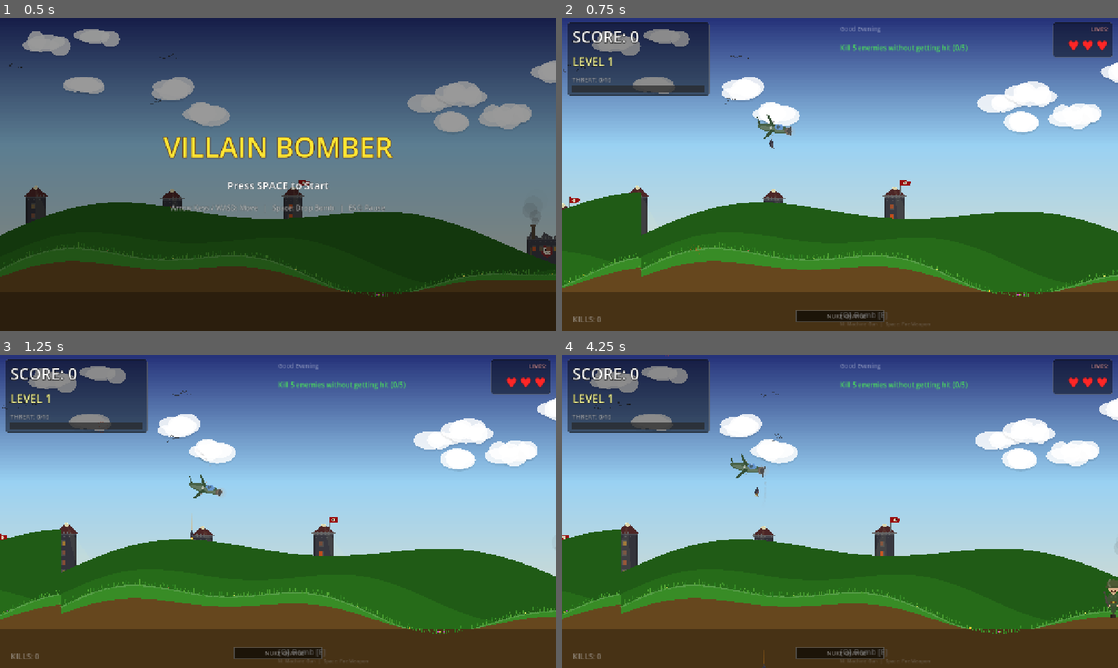
Above: before the commit, frames 1-4 (two rows, left to right).
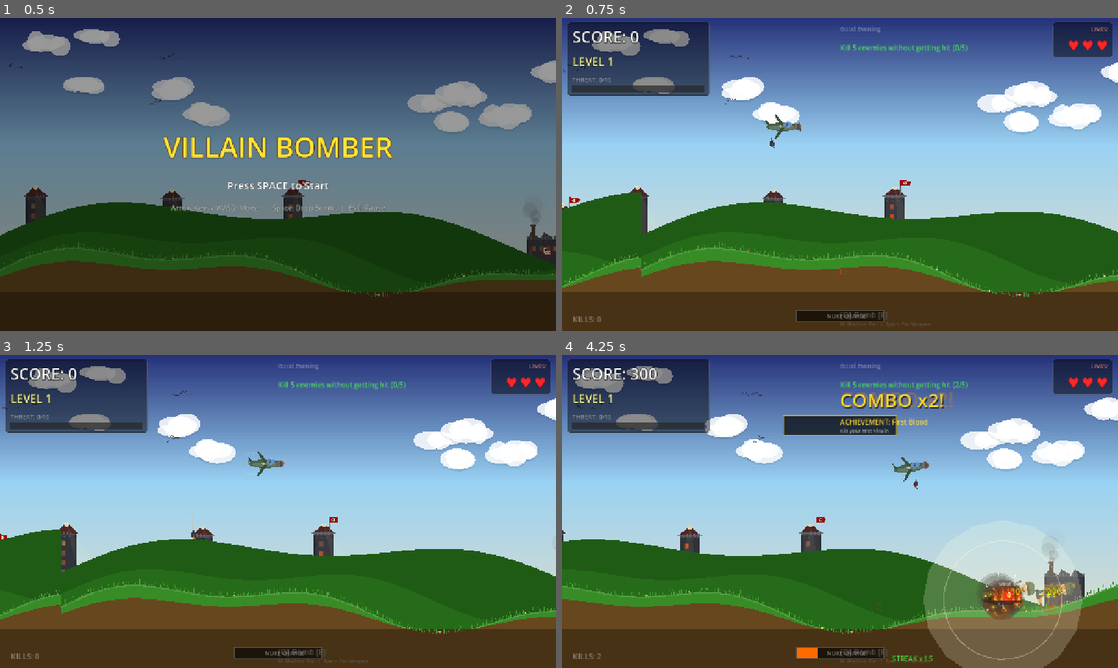
Above: after the commit, the same moments.

Repository: levarimoshe/villain-bomber
Game: Godot game, scene res://scenes/main/game.tscn
Two runs of this game, one before a commit and one after it. Both use one fixed random seed, a clock stepped at 60 frames per second and the inputs below.
Inputs:
- Up to frame 1 (0.5 s): no input
- Up to frame 2 (0.75 s): tap Space (drop_bomb) at 0.5 s; hold Right (move_right) from 0.53 s (still down); hold Space (drop_bomb) from 0.53 s (still down)
- Up to frame 3 (1.25 s): keep holding Right (move_right); keep holding Space (drop_bomb); tap Enter (ui_accept) at 0.77, 1.07 s
- Up to frame 4 (4.25 s): release Right (move_right) at 1.28 s; release Space (drop_bomb) at 1.28 s; hold Down (move_down) 1.28-2.03 s; tap Space (drop_bomb) at 1.35, 2.3, 3.05, 3.8 s; tap Enter (ui_accept) at 1.52, 1.82, 3.02, 3.32, 3.77, 4.07 s; hold Right (move_right) 2.03-2.78 s; hold M (machine_gun) 2.03-2.78 s; hold Up (move_up) 2.78-3.53 s; tap E (next_weapon) at 2.85 s; hold Left (move_left) from 3.53 s (still down); hold Q (prev_weapon) from 3.53 s (still down)

Frame 1 is identical in both runs. In frame 2, 0.3% of the frame differs, in the area x 23-52%, y 30-83%; in frame 3, 0.4%; in frame 4, 24%, in the area x 0-100%, y 0-100%.

Commit message:
Simple intuitive plane controls: UP=up, DOWN=down, RIGHT=fast, LEFT=turn
Removed all rotation physics. Back to simple side-scroller controls:
- UP = fly up (smooth)
- DOWN = fly down (smooth)
- RIGHT = speed boost
- LEFT = smooth U-turn (velocity gradually goes negative then returns)
- No input = cruise rightward at base speed

Key changes:
- rotation = 0 ALWAYS — plane stays horizontal
- No scale.x flip — plane always faces right
- No transform.x thrust — just direct velocity control
- Frame-rate independent smoothing (exp-based lerp)
- Tiny visual tilt based on vertical speed (cosmetic only)
- Screen always scrolls right

This is the correct approach for a side-scrolling bomber game.

Co-Authored-By: Claude Opus 4.6 (1M context) <noreply@anthropic.com>

Diff:
--- a/scenes/player/player_plane.gd
+++ b/scenes/player/player_plane.gd
@@ -1,16 +1,14 @@
 extends CharacterBody2D
-## Luftrausers-style rotation movement:
-## LEFT/RIGHT rotates the plane. Thrust pushes FORWARD in facing direction.
-## transform.x = always the plane's forward direction.
-## Smooth curves happen naturally from momentum + gradual rotation.
-
-@export var thrust_power: float = 350.0      # Forward push strength
-@export var rotation_speed: float = 3.0      # How fast the plane turns (rad/s)
-@export var gravity: float = 120.0           # Gentle downward pull
-@export var max_speed: float = 400.0         # Speed cap
-@export var drag: float = 0.98              # Air resistance (momentum decay)
+## Simple side-scroller plane: UP/DOWN move, RIGHT speeds up, LEFT turns back.
+## NO rotation physics. Plane stays horizontal. Just smooth velocity control.
+
+@export var base_speed: float = 150.0       # Default rightward speed
+@export var boost_speed: float = 200.0      # Extra speed when pressing RIGHT
+@export var turn_speed: float = 180.0       # How fast LEFT pulls you back
+@export var vertical_speed: float = 250.0   # UP/DOWN speed
 @export var min_y: float = 40.0
 @export var max_y: float = 450.0
+@export var smoothing: float = 4.0          # How fast velocity changes
 
 @onready var visual: Node2D = $PlaneVisual
 @onready var bomb_cooldown: Timer = $BombCooldownTimer
@@ -27,7 +25,6 @@
 var mg_cooldown: float = 0.0
 var orbit_angle: float = 0.0
 var facing: int = 1
-var current_thrust: float = 0.0
 
 
 func _ready() -> void:
@@ -35,41 +32,50 @@
 	bomb_cooldown.wait_time = 0.3
 	bomb_cooldown.one_shot = true
 	bomb_cooldown.timeout.connect(func(): can_drop_bomb = true)
-	# Start facing right
-	rotation = 0.0
+	rotation = 0  # ALWAYS horizontal
 
 
 func _physics_process(delta: float) -> void:
 	if GameState.game_phase != &"playing":
 		return
 
+	# Keep body rotation at zero — plane is ALWAYS horizontal
+	rotation = 0
+
 	var input_h: float = Input.get_axis(&"move_left", &"move_right")
 	var input_v: float = Input.get_axis(&"move_up", &"move_down")
 
 	if GameState.is_arena_level and not GameState.boss_active:
 		_arena_movement(delta, input_h, input_v)
 	else:
-		_rotation_flight(delta, input_h, input_v)
-
-	# Clamp vertical position
+		_simple_flight(delta, input_h, input_v)
+
+	# Clamp vertical
 	if global_position.y < min_y:
 		global_position.y = min_y
 		if velocity.y < 0:
-			velocity.y *= -0.3  # Soft bounce off top
+			velocity.y = 0
 	if global_position.y > max_y:
 		global_position.y = max_y
 		if velocity.y > 0:
-			velocity.y *= -0.3  # Soft bounce off bottom
+			velocity.y = 0
 
 	move_and_slide()
 
-	# Visual follows the body rotation smoothly
-	# The visual is a child so it inherits rotation, but we want
-	# the visual to stay horizontal-ish (just tilt slightly)
-	# So we counter-rotate the visual and add a tilt
-	visual.rotation = -rotation + sin(rotation) * 0.3
+	# Visual: tiny tilt based on vertical speed (cosmetic only)
+	var tilt: float = velocity.y * 0.0015
+	visual.rotation = lerpf(visual.rotation, tilt, smoothing * delta)
+
+	# No scale flip — plane always faces right visually
+	visual.scale.x = 1.0
 
 	propeller_angle += delta * 30.0
+
+	# Update facing for bomb/exhaust direction
+	if velocity.x > 0:
+		facing = 1
+	else:
+		facing = -1
 
 	# Invulnerability flashing
 	if GameState.is_invulnerable:
@@ -81,16 +87,10 @@
 
 	visual.queue_redraw()
 
-	# Update facing for bomb direction
-	if velocity.x > 10:
-		facing = 1
-	elif velocity.x < -10:
-		facing = -1
-
 	# === WEAPONS ===
 	var cooldown_ready: bool = can_drop_bomb or GameState.has_rapid_fire
 	if Input.is_action_just_pressed(&"drop_bomb") and cooldown_ready:
-		var going_fast: bool = velocity.length() > 200.0
+		var going_fast: bool = absf(velocity.x) > 200.0
 		if GameState.nuke_ready and going_fast:
 			_drop_nuke()
 		else:
@@ -100,7 +100,7 @@
 			else:
 				_fire_special_weapon(weapon)
 
-	# Machine gun (M key, level 3+)
+	# Machine gun
 	if GameState.current_level >= 3:
 		mg_cooldown -= delta
 		if Input.is_action_pressed(&"machine_gun") and mg_cooldown <= 0:
@@ -111,45 +111,27 @@
 	_update_exhaust(delta)
 
 
-## THE CORE: Rotation-based flight (Luftrausers style)
-func _rotation_flight(delta: float, input_h: float, input_v: float) -> void:
-	# === ROTATION ===
-	# LEFT/RIGHT rotates the plane body
-	rotation += input_h * rotation_speed * delta
-
-	# === THRUST ===
-	# UP = more thrust, DOWN = less thrust, default = moderate forward push
-	var thrust_input: float = 1.0  # Always some forward thrust
-	if input_v < -0.1:
-		thrust_input = 1.5  # UP = boost
-	elif input_v > 0.1:
-		thrust_input = 0.3  # DOWN = slow
-
-	current_thrust = lerpf(current_thrust, thrust_power * thrust_input, 1.0 - exp(-5.0 * delta))
-
-	# transform.x = the direction the plane faces (magic!)
-	# This is what makes curves natural — velocity follows rotation
-	var thrust_vector: Vector2 = transform.x * current_thrust
-
-	# Apply thrust
-	velocity += thrust_vector * delta
-
-	# Apply gentle gravity (makes swooping feel natural)
-	velocity.y += gravity * delta
-
-	# Apply drag (air resistance — prevents infinite acceleration)
-	velocity *= pow(drag, delta * 60.0)
-
-	# Speed cap
-	if velocity.length() > max_speed:
-		velocity = velocity.normalized() * max_speed
-
-	# Ensure minimum forward speed so screen keeps scrolling
-	if velocity.x < 30.0 and not GameState.boss_active:
-		velocity.x = lerpf(velocity.x, 50.0, delta * 2.0)
-
-
-## Arena orbit movement (unchanged)
+## Simple flight: UP=up, DOWN=down, RIGHT=fast, LEFT=turn back
+func _simple_flight(delta: float, input_h: float, input_v: float) -> void:
+	# Horizontal: base speed + input
+	var target_vx: float
+	if input_h > 0.1:
+		target_vx = base_speed + boost_speed  # RIGHT = fast
+	elif input_h < -0.1:
+		target_vx = -turn_speed  # LEFT = go backwards (smooth U-turn)
+	else:
+		target_vx = base_speed  # No input = cruise right
+
+	# Vertical: direct control
+	var target_vy: float = input_v * vertical_speed
+
+	# Smooth lerp (frame-rate independent)
+	var s: float = 1.0 - exp(-smoothing * delta)
+	velocity.x = lerpf(velocity.x, target_vx, s)
+	velocity.y = lerpf(velocity.y, target_vy, s)
+
+
+## Arena orbit
 func _arena_movement(delta: float, input_h: float, input_v: float) -> void:
 	var orbit_speed: float = 1.5 - input_h * 0.8
 	var orbit_radius: float = 180.0 + input_h * 80.0
@@ -165,9 +147,6 @@
 		center_y + sin(orbit_angle) * orbit_radius * 0.4
 	)
 	velocity = (target_pos - global_position) * 5.0
-	# Rotate body to face velocity direction
-	if velocity.length() > 10:
-		rotation = velocity.angle()
 
 
 func _drop_bomb() -> void:
@@ -180,7 +159,7 @@
 		bomb_cooldown.start()
 		bomb_cooldown.wait_time = 0.3
 
-	var speed_factor: float = clampf(velocity.length() / 500.0, 0.0, 1.0)
+	var speed_factor: float = clampf(absf(velocity.x) / 500.0, 0.0, 1.0)
 	var bomb_scale: float = 1.0 + speed_factor * 0.8
 
 	if GameState.has_rapid_fire:
@@ -189,17 +168,15 @@
 		for i in range(bomb_count):
 			var bomb := BombScene.instantiate()
 			var offset_idx: int = i - half
-			var offset: Vector2 = transform.y * float(offset_idx) * 12.0
-			bomb.global_position = bomb_drop_point.global_position + offset
+			bomb.global_position = bomb_drop_point.global_position + Vector2(float(offset_idx) * 12.0, abs(offset_idx) * 3.0)
 			var spread: float = float(offset_idx) * 0.08
-			bomb.initial_velocity = velocity * 0.5 + Vector2(0, 50)
-			bomb.initial_velocity = bomb.initial_velocity.rotated(spread)
+			bomb.initial_velocity = Vector2(velocity.x * 0.6, 50.0).rotated(spread)
 			bomb.speed_scale = bomb_scale
 			Events.bomb_dropped.emit(bomb)
 	else:
 		var bomb := BombScene.instantiate()
 		bomb.global_position = bomb_drop_point.global_position
-		bomb.initial_velocity = velocity * 0.5 + Vector2(0, 50)
+		bomb.initial_velocity = Vector2(velocity.x * 0.6, 50.0)
 		bomb.speed_scale = bomb_scale
 		Events.bomb_dropped.emit(bomb)
 
@@ -212,7 +189,7 @@
 	GameState.use_nuke()
 	var bomb := BombScene.instantiate()
 	bomb.global_position = bomb_drop_point.global_position
-	bomb.initial_velocity = velocity * 0.5 + Vector2(0, 50)
+	bomb.initial_velocity = Vector2(velocity.x * 0.6, 50.0)
 	bomb.speed_scale = GameState.NUKE_SCALE
 	bomb.is_nuke = true
 	Events.bomb_dropped.emit(bomb)
@@ -229,7 +206,7 @@
 	var projectile := Node2D.new()
 	projectile.set_script(WeaponScript)
 	projectile.global_position = bomb_drop_point.global_position
-	projectile.velocity = velocity * 0.5 + Vector2(0, 50)
+	projectile.velocity = Vector2(velocity.x * 0.6, 50.0)
 	get_tree().current_scene.add_child(projectile)
 	SoundManager.play_bomb_drop()
 
@@ -237,21 +214,19 @@
 func _fire_machine_gun() -> void:
 	var bullet := Node2D.new()
 	bullet.set_script(MachineGunScript)
-	# Fire downward from plane
-	bullet.global_position = global_position + Vector2(0, 15).rotated(rotation)
+	bullet.global_position = global_position + Vector2(0, 15)
 	bullet.velocity = Vector2(velocity.x * 0.2, 350)
 	get_tree().current_scene.add_child(bullet)
 
 
 func _update_crosshair() -> void:
 	var bomb_pos: Vector2 = bomb_drop_point.global_position
-	var bomb_vel: Vector2 = velocity * 0.5 + Vector2(0, 50)
+	var bomb_vel: Vector2 = Vector2(velocity.x * 0.6, 50.0)
 	var grav: float = 420.0
-	var ground_y: float = 580.0
 	for step in range(120):
 		bomb_vel.y += grav * 0.016
 		bomb_pos += bomb_vel * 0.016
-		if bomb_pos.y >= ground_y:
+		if bomb_pos.y >= 580.0:
 			crosshair_pos = bomb_pos
 			return
 	crosshair_pos = bomb_pos
@@ -259,10 +234,8 @@
 
 func _update_exhaust(delta: float) -> void:
 	if randf() < 0.6:
-		# Exhaust comes from behind the plane (opposite of transform.x)
-		var behind: Vector2 = -transform.x * 30
 		exhaust_particles.append({
-			"pos": Vector2(global_position.x + behind.x, global_position.y + behind.y + randf_range(-3, 3)),
+			"pos": Vector2(global_position.x - 30, global_position.y + randf_range(-3, 3)),
 			"life": 0.5,
 			"max_life": 0.5,
 			"size": randf_range(2.0, 5.0),
@@ -271,7 +244,7 @@
 	var i := 0
 	while i < exhaust_particles.size():
 		exhaust_particles[i]["life"] -= delta
-		exhaust_particles[i]["pos"] += -transform.x * 20 * delta
+		exhaust_particles[i]["pos"].x -= 40 * delta
 		if exhaust_particles[i]["life"] <= 0:
 			exhaust_particles.remove_at(i)
 		else:
Not shown, added: scenes/vehicles/artillery.gd.uid
Not shown, added: scenes/vehicles/artillery_shell.gd.uid
Not shown, added: scenes/vehicles/helicopter.gd.uid
Not shown, added: scenes/vehicles/jeep.gd.uid
